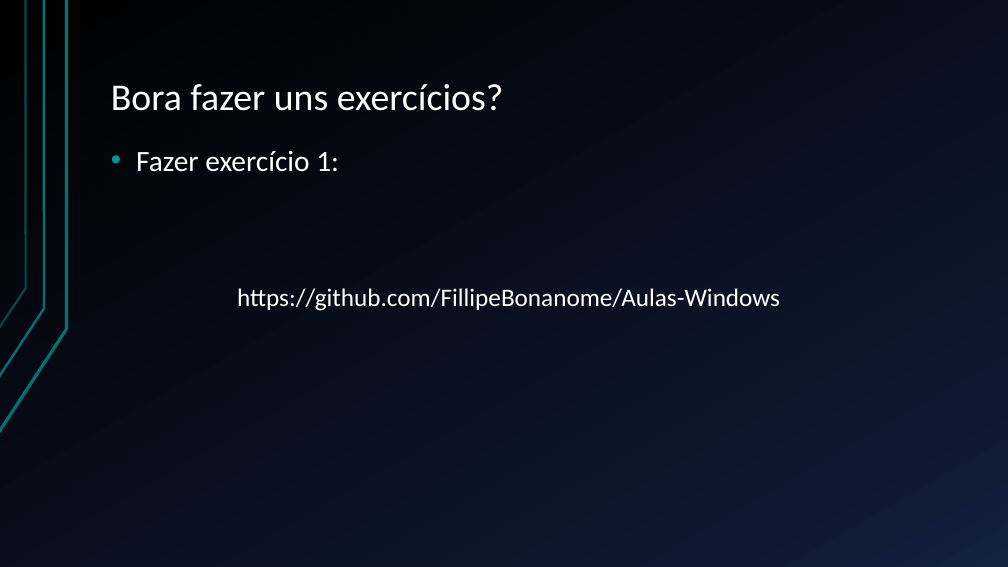
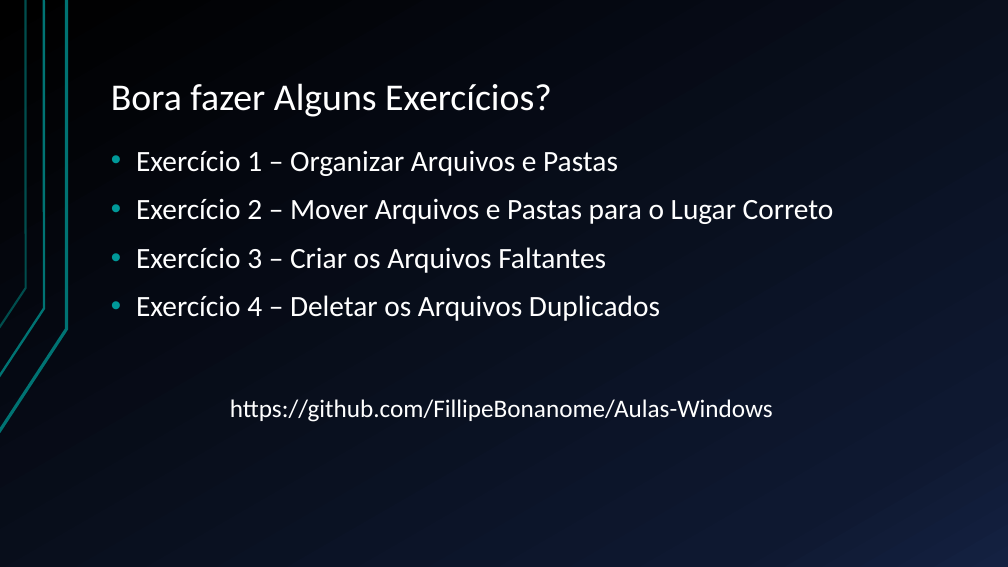
Before and after one commit to FillipeBonanome/Aulas-Windows, a slide deck: slide 19 of Aula 3/Aula 3.pptx. Drawn at 1008x567 pixels with LibreOffice and Linux fonts; fonts in the diff are those of the drawing. Boxes give left, top, right and bottom in pixels: in the first picture for what was removed or moved away, otherwise in the second. Text is boxed around its words. In the diff, an @@ line names an element or a change of style, - is before the commit and + after.

```diff
--- a/Aula 3/Aula 3.pptx
+++ b/Aula 3/Aula 3.pptx
@@ title at box(111, 83, 552, 117): text changed @@
-Bora fazer uns exercícios?
+Bora fazer Alguns Exercícios?
@@ text at box(136, 150, 834, 321): text changed @@
-• Fazer exercício 1:
+• Exercício 1 – Organizar Arquivos e Pastas
+• Exercício 2 – Mover Arquivos e Pastas para o Lugar Correto
+• Exercício 3 – Criar os Arquivos Faltantes
+• Exercício 4 – Deletar os Arquivos Duplicados
@@ text "https://github.com/FillipeBonanome/Aulas-Windows": place and size @@
-text "https://github.com/FillipeBonanome/Aulas-Windows" at box(237, 288, 780, 311)
+text "https://github.com/FillipeBonanome/Aulas-Windows" at box(230, 399, 773, 422)
```
Also in this commit, not shown: 1 other slide changed, 1 slide added, 1 slide removed, 37 other files.
